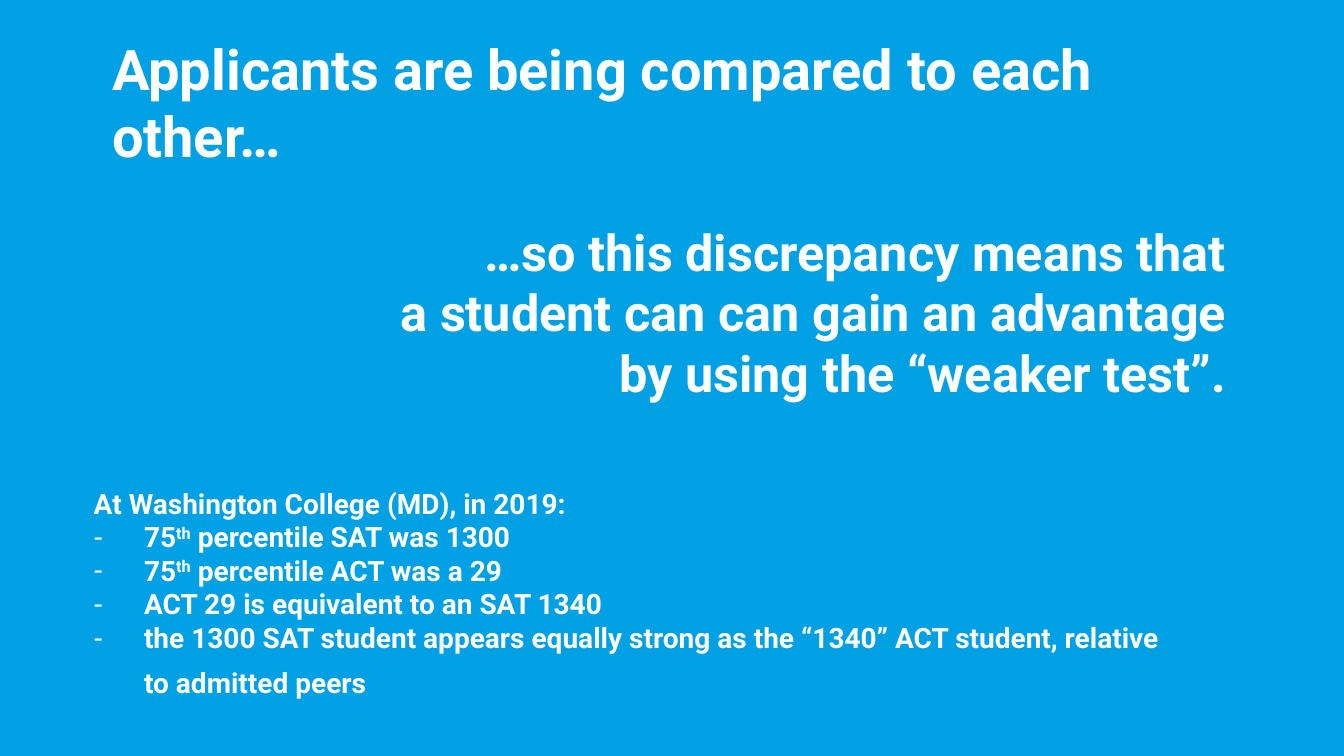
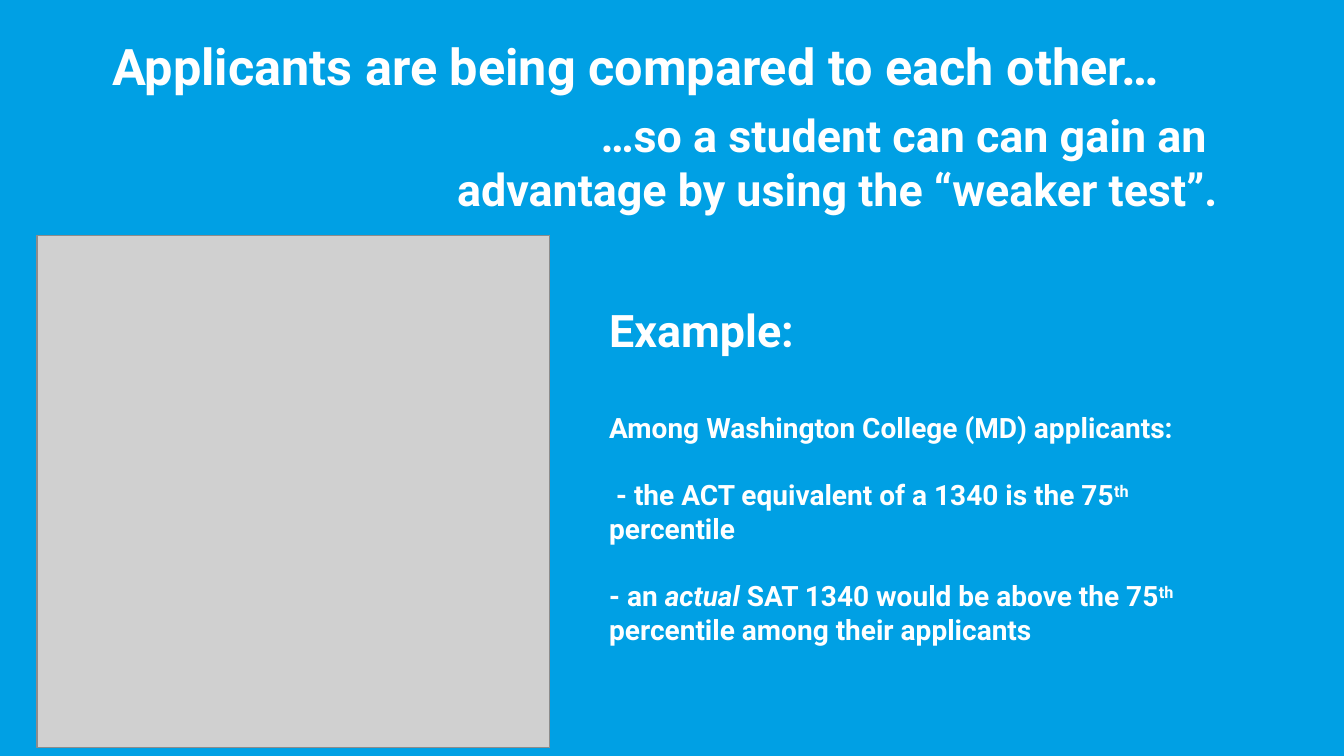
Before and after one commit to lmdunn/actsat, a slide deck: slide 5 of Loren Dunn DSIR Project 1.pptx. Drawn at 1344x756 pixels with LibreOffice and Linux fonts; fonts in the diff are those of the drawing; grey boxes stand for pictures. Boxes give left, top, right and bottom in pixels: in the first picture for what was removed or moved away, otherwise in the second. Text is boxed around its words. In the diff, an @@ line names an element or a change of style, - is before the commit and + after.

```diff
--- a/Loren Dunn DSIR Project 1.pptx
+++ b/Loren Dunn DSIR Project 1.pptx
@@ text "Applicants are being compared to ..." at (112, 47, 1159, 96): size 40 to 36 pt @@
@@ text at (457, 118, 1218, 216): text changed; size 36 to 32 pt @@
-…so this discrepancy means that
-a student can can gain an advantage
-by using the “weaker test”.
+…so a student can can gain an
+advantage by using the “weaker test”.
@@ picture added at (37, 235, 551, 748) @@
@@ text added at (609, 313, 1173, 646), 20 pt, text #FFFFFF, bold @@
+Example:
+Among Washington College (MD) applicants:
+- the ACT equivalent of a 1340 is the 75th percentile
+- an actual SAT 1340 would be above the 75th percentile among their applicants
@@ text removed at (94, 492, 1159, 699) @@
-At Washington College (MD), in 2019:
-– 75th percentile SAT was 1300
-– 75th percentile ACT was a 29
-– ACT 29 is equivalent to an SAT 1340
-– the 1300 SAT student appears equally strong as the “1340” ACT student, relative to admitted peers
```
Also in this commit, not shown: 3 other slides changed, 5 other files.
